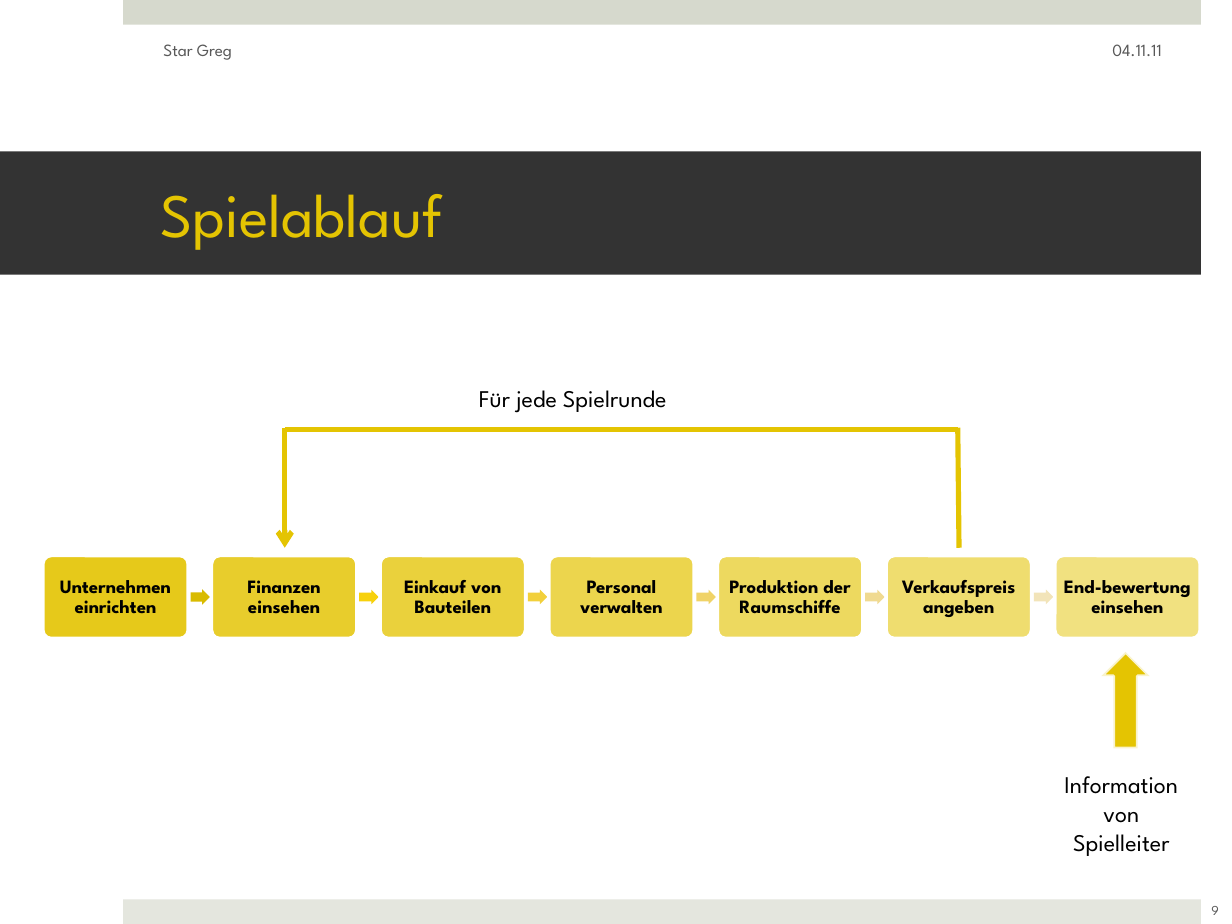
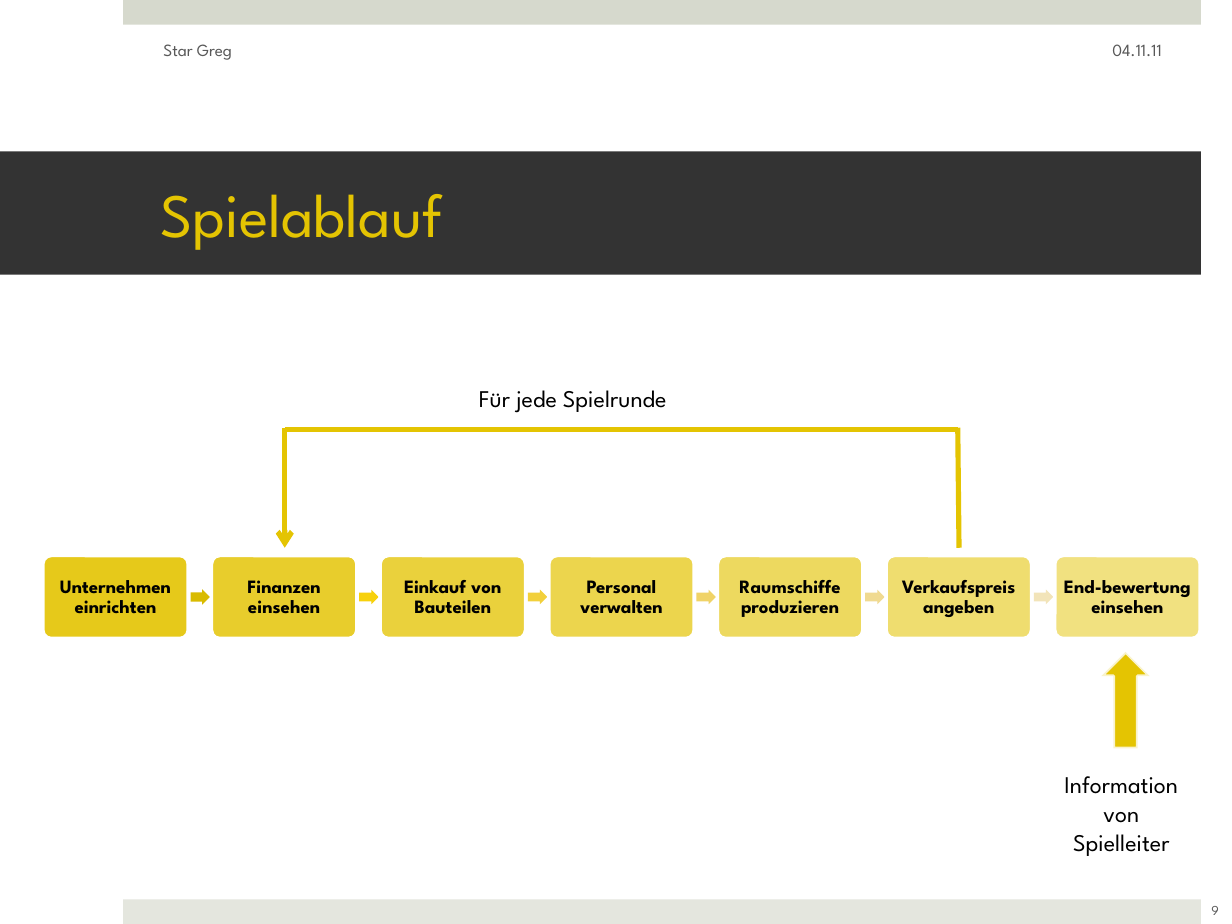
Before and after one commit to ftes/stargreg, a slide deck: slide 9 of 70 Praesentation/50 StarGreg Finish.pptx. Drawn at 1232x924 pixels with LibreOffice and Linux fonts; fonts in the diff are those of the drawing. Boxes give left, top, right and bottom in pixels: in the first picture for what was removed or moved away, otherwise in the second. Text is boxed around its words. In the diff, an @@ line names an element or a change of style, - is before the commit and + after.

Commit message:
Aenderungen an Praesentation Julia

```diff
--- a/70 Praesentation/50 StarGreg Finish.pptx
+++ b/70 Praesentation/50 StarGreg Finish.pptx
@@ text at (739, 580, 840, 617): text changed @@
-Produktion der Raumschiffe
+Raumschiffe produzieren
```
